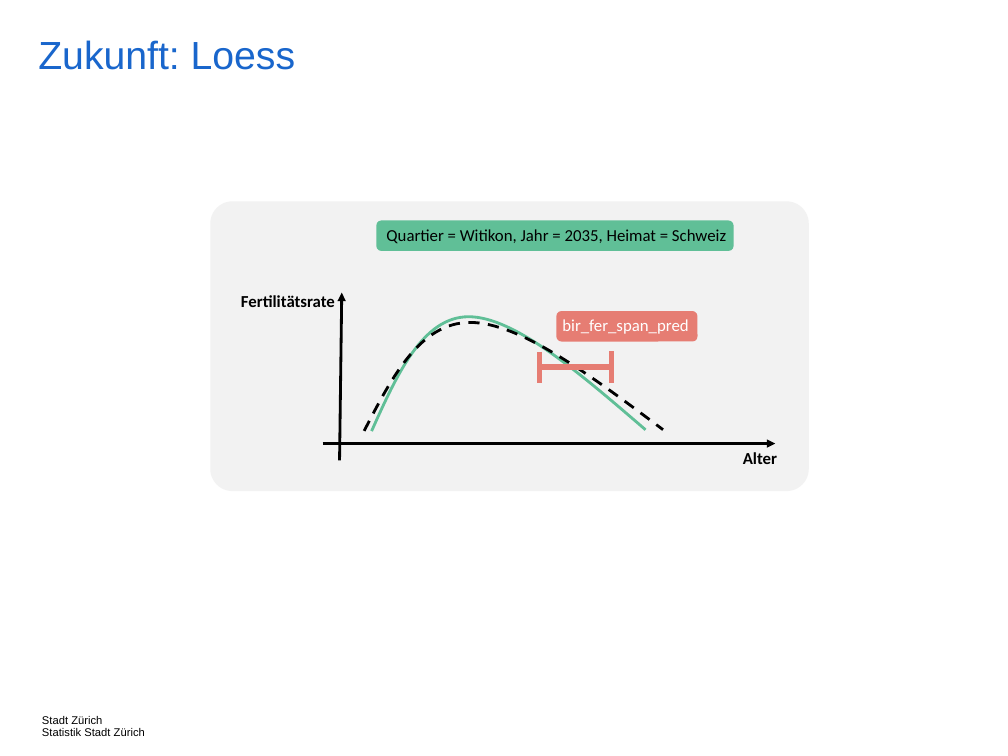
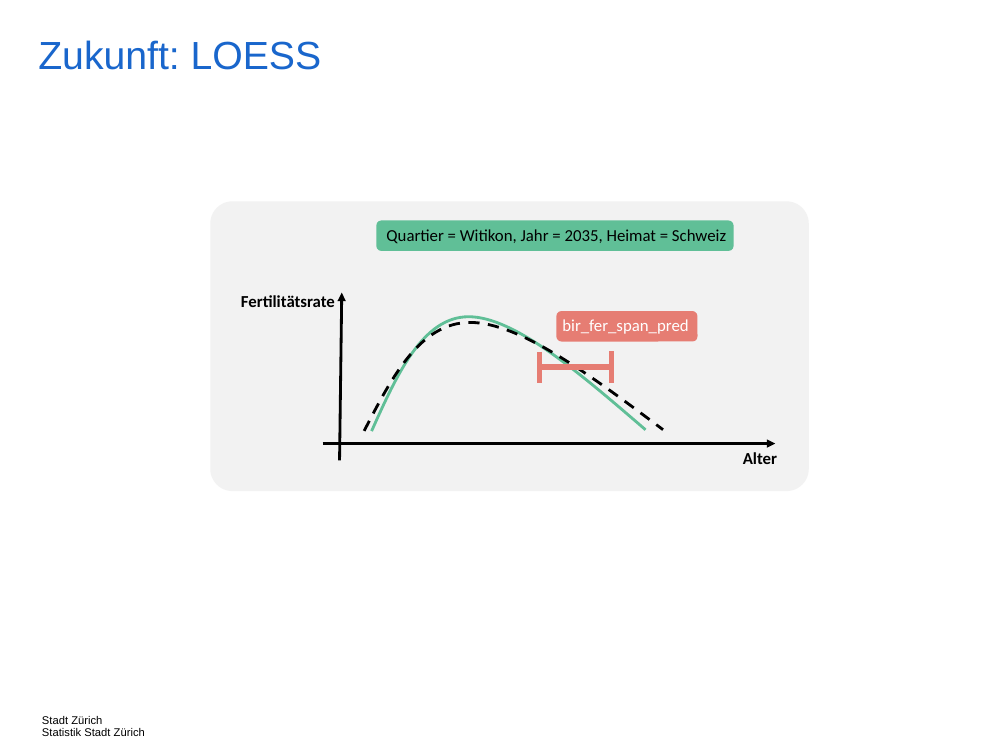
Before and after one commit to StatistikStadtZuerich/BevSzen, a slide deck: slide 8 of 2020phase2/5_Documentation/Concepts.pptx. Drawn at 1008x756 pixels with LibreOffice and Linux fonts; fonts in the diff are those of the drawing. Boxes give left, top, right and bottom in pixels: in the first picture for what was removed or moved away, otherwise in the second. Text is boxed around its words. In the diff, an @@ line names an element or a change of style, - is before the commit and + after.

Commit message:
LOESS instead of gam, new span parameter

```diff
--- a/2020phase2/5_Documentation/Concepts.pptx
+++ b/2020phase2/5_Documentation/Concepts.pptx
@@ title at box(38, 40, 322, 70): text changed @@
-Zukunft: Loess
+Zukunft: LOESS
```
Also in this commit, not shown: 4 other slides changed, 2 other files.
